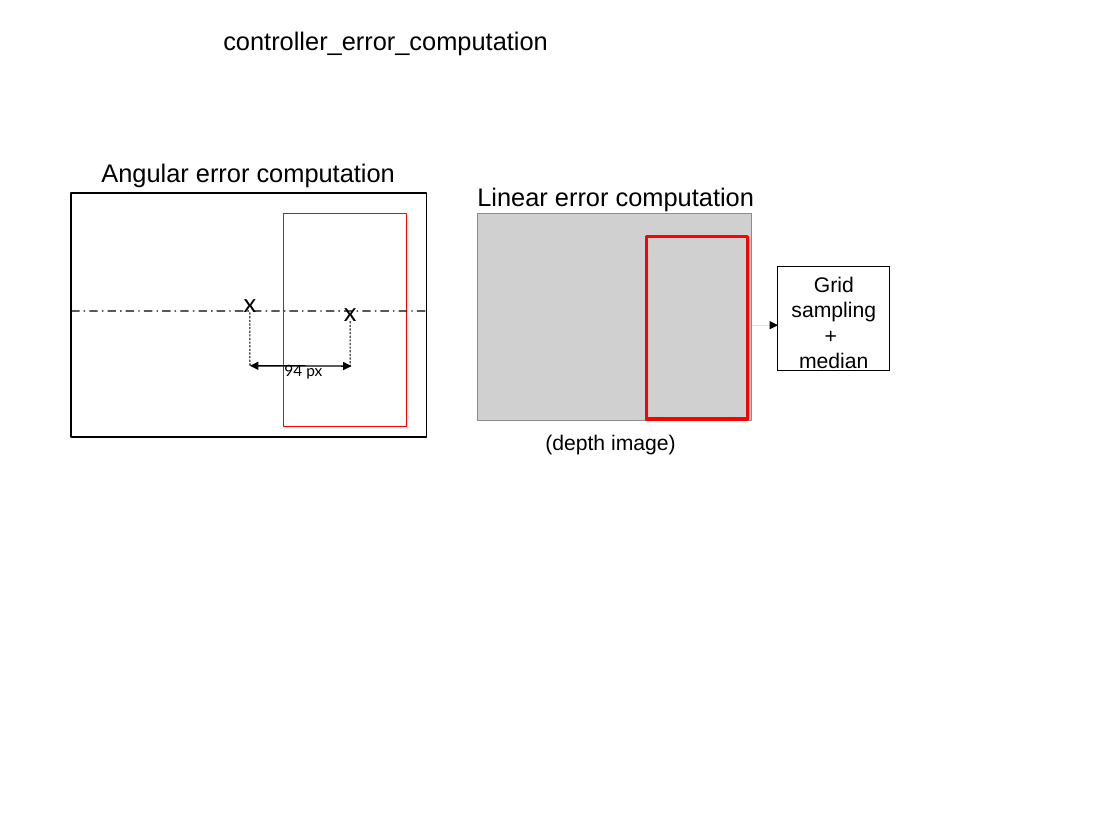
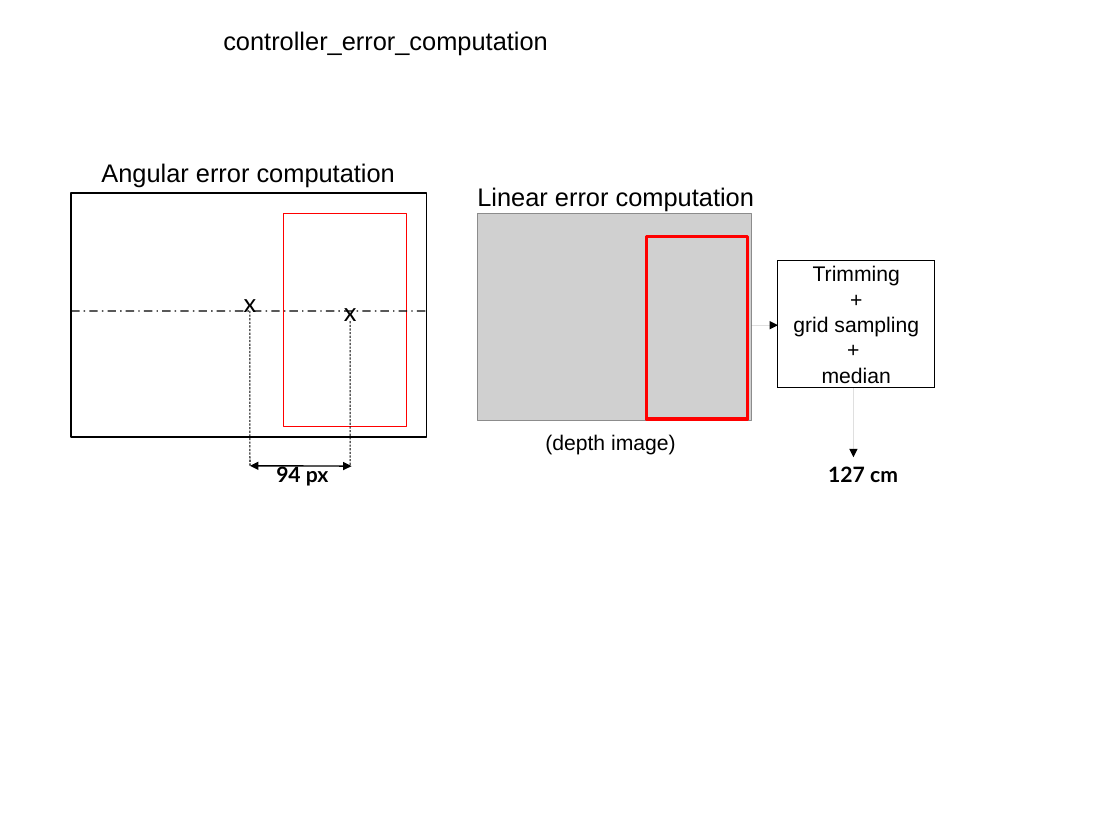
Before and after one commit to RoboticsLabURJC/2019-tfm-nacho_condes, a slide deck: slide 6 of report/figures/figures_presentation.odp (slide 5 before the commit). Drawn at 1120x840 pixels with LibreOffice and Linux fonts; fonts in the diff are those of the drawing; grey boxes stand for pictures. Boxes give left, top, right and bottom in pixels: in the first picture for what was removed or moved away, otherwise in the second. Text is boxed around its words. In the diff, an @@ line names an element or a change of style, - is before the commit and + after.

```diff
--- a/report/figures/figures_presentation.odp
+++ b/report/figures/figures_presentation.odp
@@ rectangle "Trimming": place and size @@
-rectangle "Trimming" at [779, 266, 890, 370]
+rectangle "Trimming" at [779, 260, 935, 388]
@@ rectangle "Trimming" at [779, 260, 935, 388]: vertical alignment top to middle @@
@@ text in rectangle at [793, 265, 919, 337]: text changed @@
-Grid sampling +
+Trimming
++
+grid sampling
++
@@ line moved from (250, 313) - (250, 366) to (250, 311) - (250, 465) @@
@@ line moved from (351, 321) - (351, 366) to (351, 321) - (351, 465) @@
@@ arrow added from (854, 388) to (854, 457), #000000 0 pt @@
@@ double arrow moved from (250, 366) - (352, 366) to (250, 465) - (352, 466) @@
@@ text "94 px": place and size @@
-text "94 px" at [284, 364, 322, 379]
+text "94 px" at [276, 465, 329, 486]
@@ text "94 px" at [276, 465, 329, 486]: size 11 to 15 pt, bold on @@
@@ text added at [828, 466, 898, 482], 15 pt, text #000000, bold @@
+127 cm
```
Also in this commit, not shown: 2 slides added, 26 other files.
